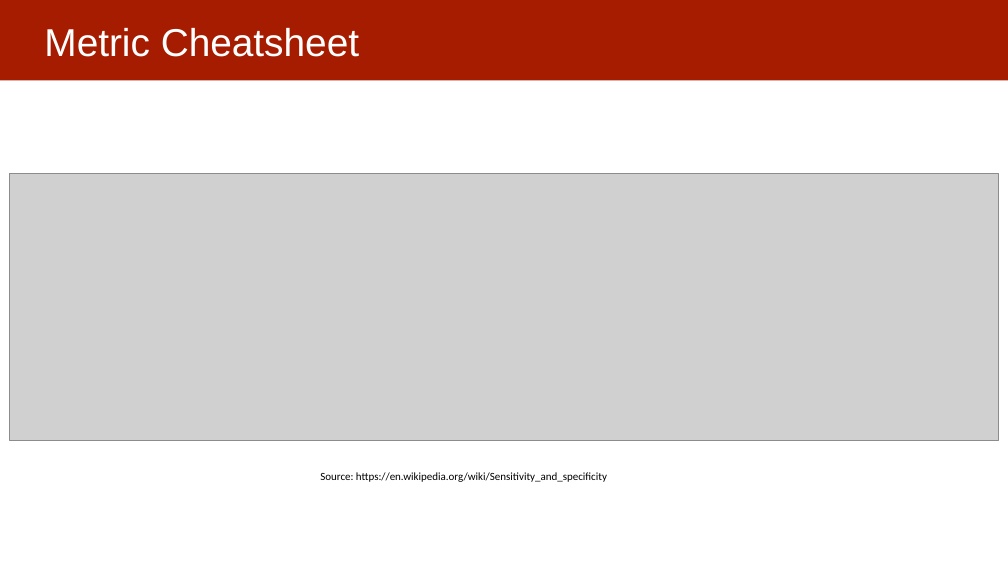
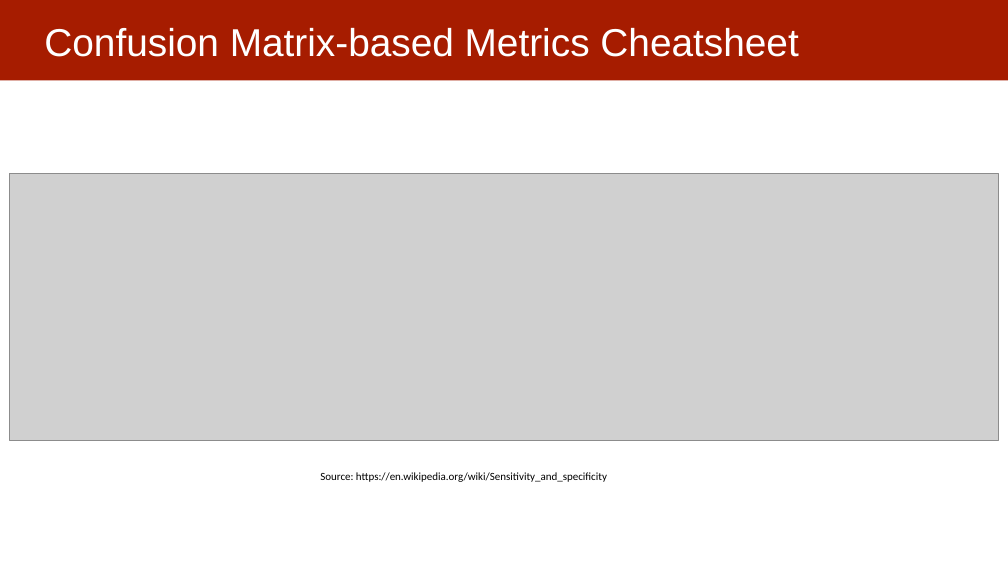
Before and after one commit to dssg/MLinPractice, a slide deck: slide 14 of Lectures/Lecture6-EvaluationMetrics.pptx. Drawn at 1008x567 pixels with LibreOffice and Linux fonts; fonts in the diff are those of the drawing; grey boxes stand for pictures. Boxes give left, top, right and bottom in pixels: in the first picture for what was removed or moved away, otherwise in the second. Text is boxed around its words. In the diff, an @@ line names an element or a change of style, - is before the commit and + after.

Commit message:
updated metrics

```diff
--- a/Lectures/Lecture6-EvaluationMetrics.pptx
+++ b/Lectures/Lecture6-EvaluationMetrics.pptx
@@ title at <box>44,28,798,57</box>: text changed @@
-Metric Cheatsheet
+Confusion Matrix-based Metrics Cheatsheet
```
Also in this commit, not shown: 3 other slides changed.
